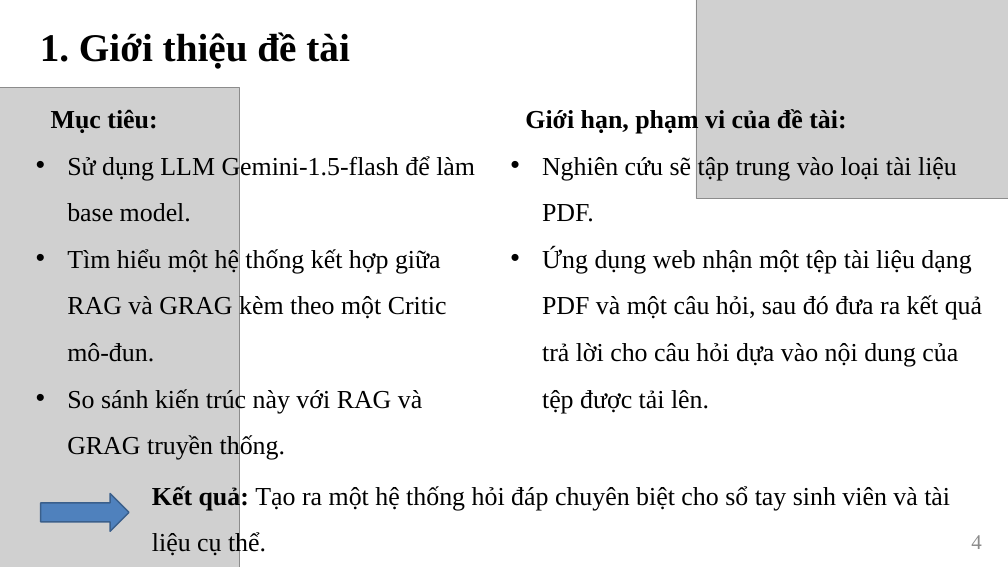
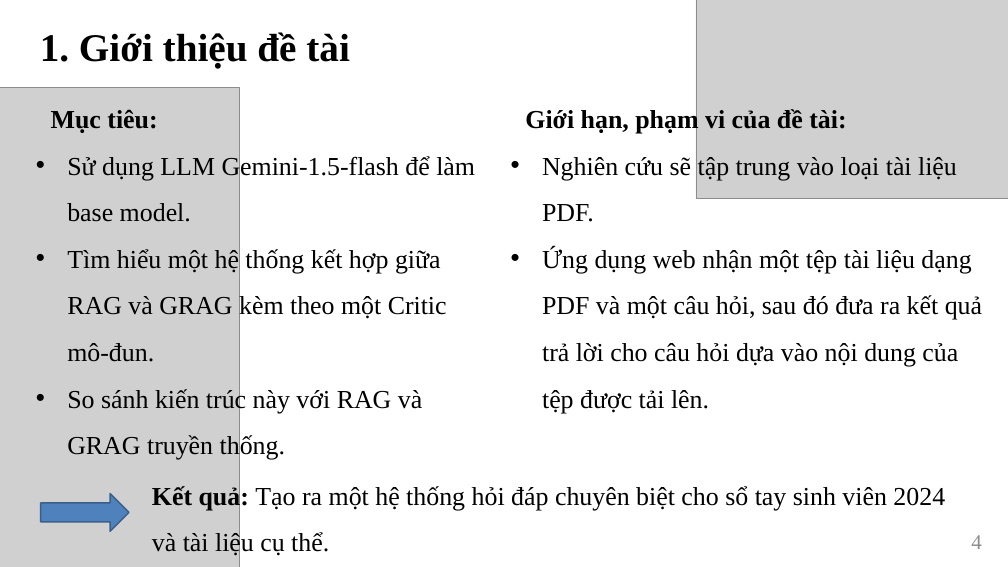
Before and after one commit to CaoThanhNammm/khoa_luan_2025_2026, a slide deck: slide 4 of SlideLVTN2025-Nhom11.pptx. Drawn at 1008x567 pixels with LibreOffice and Linux fonts; fonts in the diff are those of the drawing; grey boxes stand for pictures. Boxes give left, top, right and bottom in pixels: in the first picture for what was removed or moved away, otherwise in the second. Text is boxed around its words. In the diff, an @@ line names an element or a change of style, - is before the commit and + after.

```diff
--- a/SlideLVTN2025-Nhom11.pptx
+++ b/SlideLVTN2025-Nhom11.pptx
@@ text at bbox=[152, 484, 945, 558]: text changed @@
-Kết quả: Tạo ra một hệ thống hỏi đáp chuyên biệt cho sổ tay sinh viên và tài liệu cụ thể.
+Kết quả: Tạo ra một hệ thống hỏi đáp chuyên biệt cho sổ tay sinh viên 2024 và tài liệu cụ thể.
```
Also in this commit, not shown: 5 other slides changed, 1 slide removed, 45 other files.
